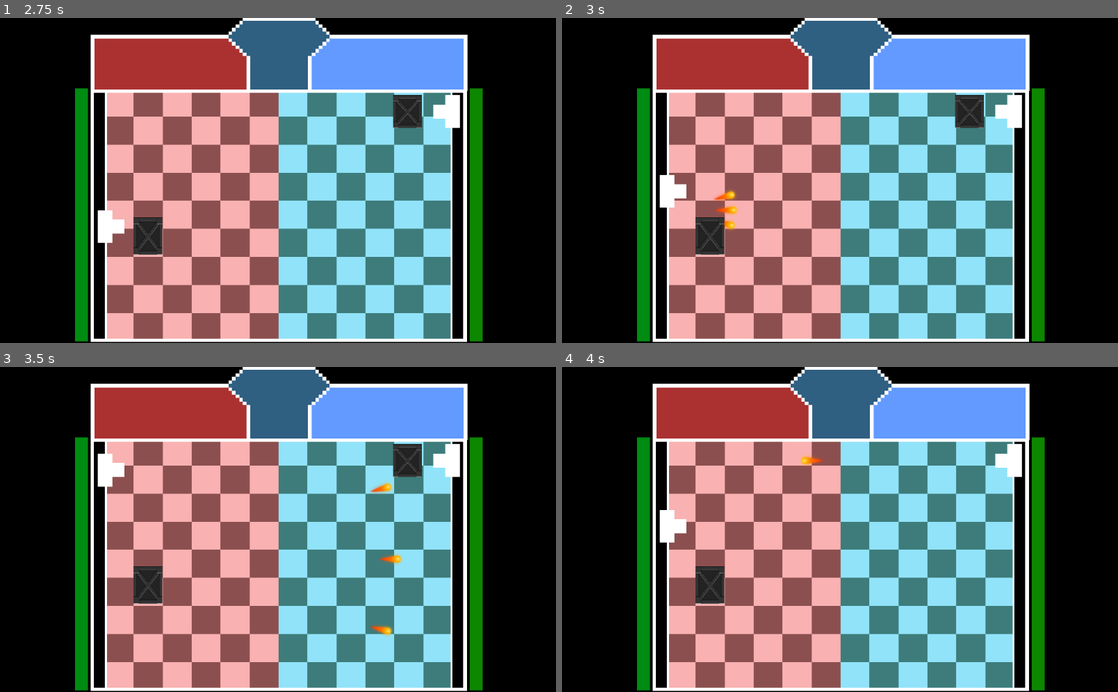
Above: before the commit, frames 1-4 (two rows, left to right).
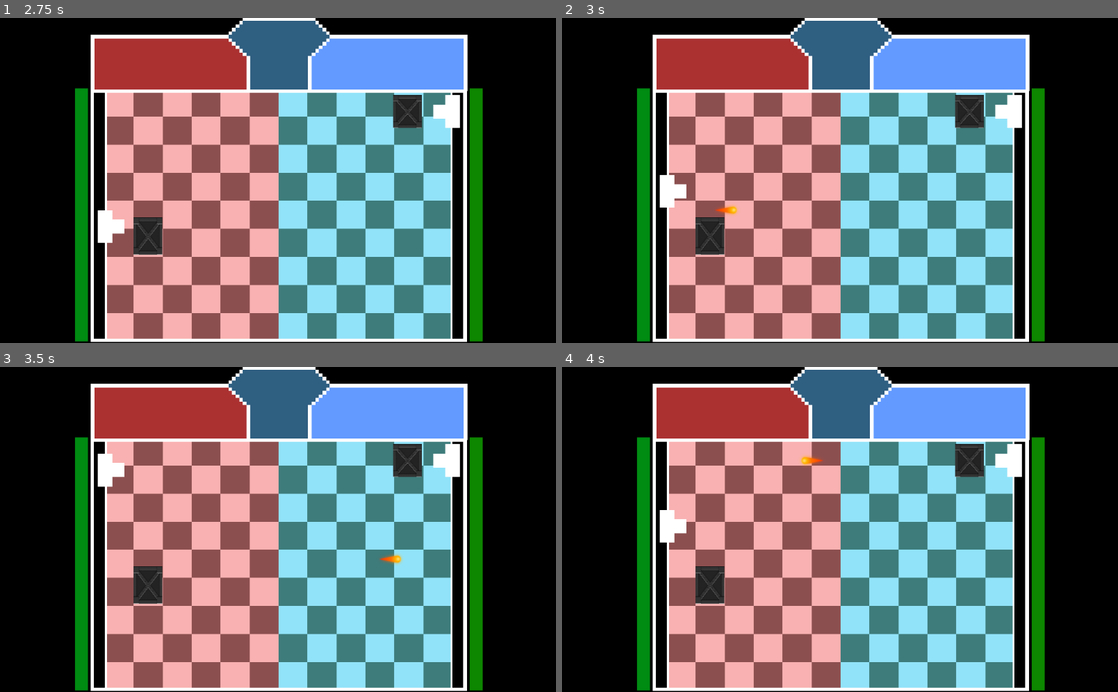
Above: after the commit, the same moments.

Repository: Raelr/dd-pong-invaders
Game: Godot game, scene res://scenes/Main.tscn
Two runs of this game, one before a commit and one after it. Both use one fixed random seed, a clock stepped at 60 frames per second and the inputs below. The engine's default icon, where the game draws it, is replaced by a stand-in: a white triangle on a blue panel in a dark square.
Inputs (mouse positions are in pixels of both pictures, inside the frame that each line leads up to):
- Up to frame 1 (2.75 s): tap Enter at 0.5 s; move the mouse to (266, 193) at 0.52 s; hold W 0.53-1.28 s; click (266, 193) at 0.6 s; move the mouse to (166, 196) at 1.27 s; hold S 1.28-2.03 s; tap E (playerActive) at 1.35 s; move the mouse to (333, 109) at 2.02 s; hold W from 2.03 s (still down); tap O (playerTwoActive) at 2.1 s
- Up to frame 2 (3 s): keep holding W; move the mouse to (812, 245) at 2.77 s; tap F at 2.85 s; click (812, 245) at 2.92 s
- Up to frame 3 (3.5 s): keep holding W
- Up to frame 4 (4 s): move the mouse to (1006, 578) at 3.52 s; release W at 3.53 s; hold S from 3.53 s (still down); hold H from 3.53 s (still down)

Frame 1 is identical in both runs. In frame 2, 0.1% of the frame differs, in the area x 27-32%, y 52-66%; in frame 3, 0.2%; in frame 4, 0.5%, in the area x 70-76%, y 23-34%.

Commit message:
remove bullet power up on overlap

Diff:
--- a/scenes/Main.tscn
+++ b/scenes/Main.tscn
@@ -52,4 +52,3 @@
 zoom = Vector2( 0.9, 0.925 )
 
 [node name="PowerupSpawner" parent="." instance=ExtResource( 6 )]
-visible = false
--- a/scripts/GameManager.gd
+++ b/scripts/GameManager.gd
@@ -54,6 +54,3 @@
 	$PlayerOne.is_paused = is_active
 	$PlayerTwo.is_paused = is_active
 	$PowerupSpawner.is_paused = is_active
-
-func activate_powerup():
-	pass
--- a/scripts/Player.gd
+++ b/scripts/Player.gd
@@ -19,8 +19,8 @@
 var isPlayerOneStunned = false
 var isPlayerTwoStunned = false
 
-var isPlayerOneTrippleShot = true
-var isPlayerTwoTrippleShot = false
+var playerOneState = 0
+var playerTwoState = 0
 
 func _ready():
 	if (playerMovementSpeed == 0):
@@ -86,12 +86,12 @@
 
 func shootBullet(angle, player):
 	if player == "playerOne":
-		if isPlayerOneTrippleShot:
+		if playerOneState == 2:
 			trippleShot(angle, player)
 		else:
 			singleShot(angle, player)
 	else:
-		if isPlayerTwoTrippleShot:
+		if playerTwoState == 2:
 			trippleShot(angle, player)
 		else:
 			singleShot(angle, player)
@@ -201,3 +201,6 @@
 
 func playerTwoRecovered():
 	isPlayerTwoStunned = false
+
+func activate_powerup():
+	print("activate powerup call")
--- a/scripts/Powerup.gd
+++ b/scripts/Powerup.gd
@@ -20,4 +20,5 @@
 func _on_Powerup_area_entered(area):
 	# Do stuff
 	if area.isBullet():
-		pass
+		area.queue_free()
+		self.queue_free()
